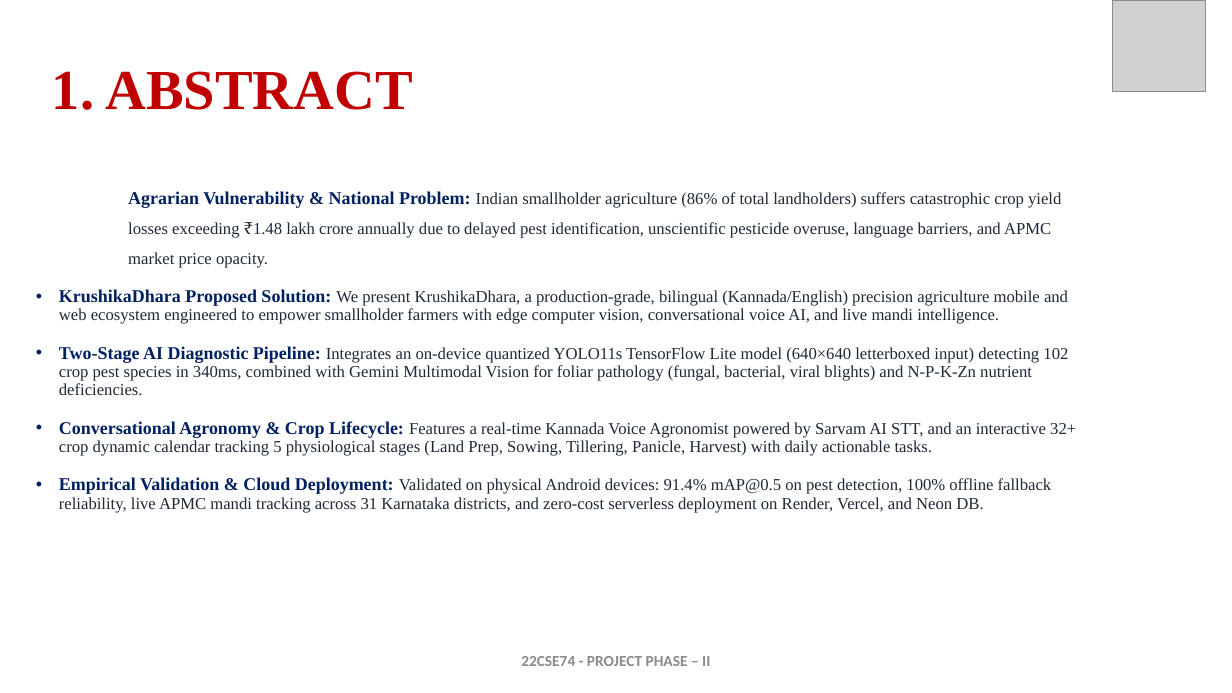
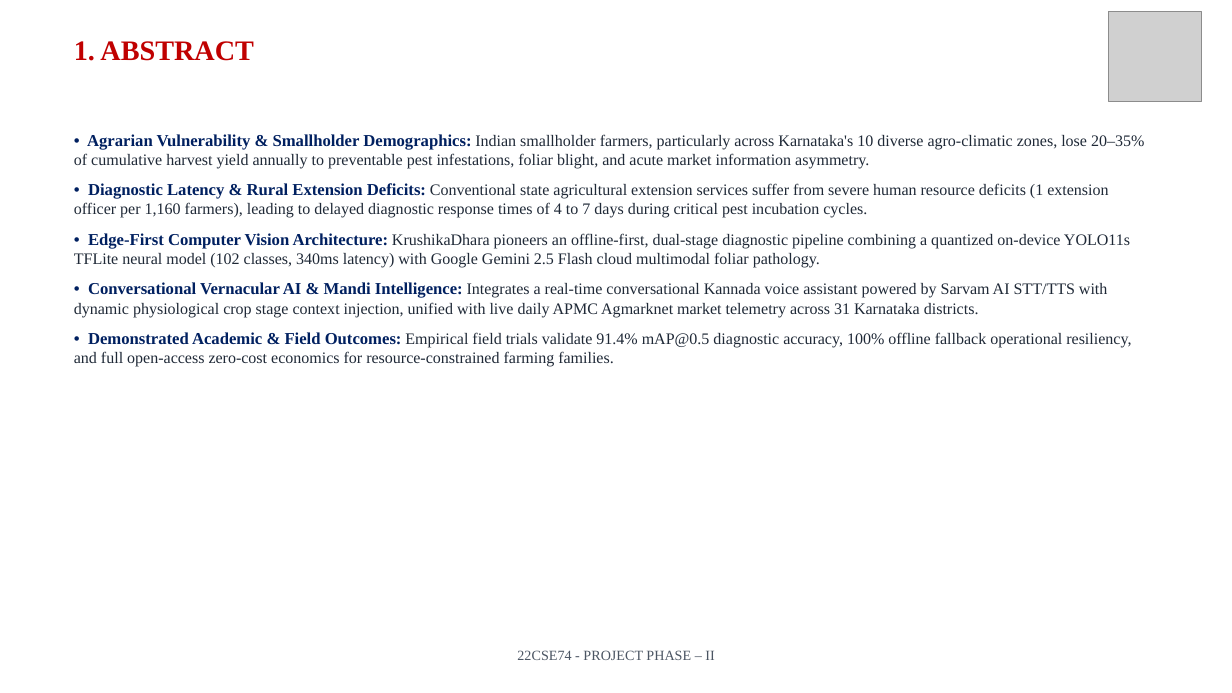
Before and after one commit to Naveenkm07/Major-Krushikadhara-figma, a slide deck: slide 3 of Project Phase-II_Review 2_ PPT Template.pptx. Drawn at 1232x693 pixels with LibreOffice and Linux fonts; fonts in the diff are those of the drawing; grey boxes stand for pictures. Boxes give left, top, right and bottom in pixels: in the first picture for what was removed or moved away, otherwise in the second. Text is boxed around its words. In the diff, an @@ line names an element or a change of style, - is before the commit and + after.

Commit message:
fix(ppt): resolve title and image overlaps, upgrade flow diagrams to ultra-HD 3000x1500 Retina quality, and polish slide layouts

```diff
--- a/Project Phase-II_Review 2_ PPT Template.pptx
+++ b/Project Phase-II_Review 2_ PPT Template.pptx
@@ picture: place and size @@
-picture at (1113, 1, 1205, 91)
+picture at (1109, 11, 1202, 102)
@@ text "1. ABSTRACT": place and size @@
-text "1. ABSTRACT" at (52, 71, 412, 110)
+text "1. ABSTRACT" at (74, 41, 254, 61)
@@ text "1. ABSTRACT" at (74, 41, 254, 61): size 44 to 22 pt; line spacing 0.9 to 1; vertical alignment middle to top @@
@@ text added at (74, 134, 1144, 367), 12.5 pt, text #1F2937 @@
+• Agrarian Vulnerability & Smallholder Demographics: Indian smallholder farmers, particularly across Karnataka's 10 diverse agro-climatic zones, lose 20–35% of cumulative harvest yield annually to preventable pest infestations, foliar blight, and acute market information asymmetry.
+• Diagnostic Latency & Rural Extension Deficits: Conventional state agricultural extension services suffer from severe human resource deficits (1 extension officer per 1,160 farmers), leading to delayed diagnostic response times of 4 to 7 days during critical pest incubation cycles.
+• Edge-First Computer Vision Architecture: KrushikaDhara pioneers an offline-first, dual-stage diagnostic pipeline combining a quantized on-device YOLO11s TFLite neural model (102 classes, 340ms latency) with Google Gemini 2.5 Flash cloud multimodal foliar pathology.
+• Conversational Vernacular AI & Mandi Intelligence: Integrates a real-time conversational Kannada voice assistant powered by Sarvam AI STT/TTS with dynamic physiological crop stage context injection, unified with live daily APMC Agmarknet market telemetry across 31 Karnataka districts.
+• Demonstrated Academic & Field Outcomes: Empirical field trials validate 91.4% mAP@0.5 diagnostic accuracy, 100% offline fallback operational resiliency, and full open-access zero-cost economics for resource-constrained farming families.
@@ text removed at (59, 191, 1076, 512) @@
-Agrarian Vulnerability & National Problem: Indian smallholder agriculture (86% of total landholders) suffers catastrophic crop yield losses exceeding ₹1.48 lakh crore annually due to delayed pest identification, unscientific pesticide overuse, language barriers, and APMC market price opacity.
-• KrushikaDhara Proposed Solution: We present KrushikaDhara, a production-grade, bilingual (Kannada/English) precision agriculture mobile and web ecosystem engineered to empower smallholder farmers with edge computer vision, conversational voice AI, and live mandi intelligence.
-• Two-Stage AI Diagnostic Pipeline: Integrates an on-device quantized YOLO11s TensorFlow Lite model (640×640 letterboxed input) detecting 102 crop pest species in 340ms, combined with Gemini Multimodal Vision for foliar pathology (fungal, bacterial, viral blights) and N-P-K-Zn nutrient deficiencies.
-• Conversational Agronomy & Crop Lifecycle: Features a real-time Kannada Voice Agronomist powered by Sarvam AI STT, and an interactive 32+ crop dynamic calendar tracking 5 physiological stages (Land Prep, Sowing, Tillering, Panicle, Harvest) with daily actionable tasks.
-• Empirical Validation & Cloud Deployment: Validated on physical Android devices: 91.4% mAP@0.5 on pest detection, 100% offline fallback reliability, live APMC mandi tracking across 31 Karnataka districts, and zero-cost serverless deployment on Render, Vercel, and Neon DB.
@@ text "22CSE74 - PROJECT PHASE – ..." at (517, 650, 714, 660): size 12 to 11 pt, font Calibri to Times New Roman, text colour #8C8C8C to #4B5563, bold off; vertical alignment middle to top @@
```
Also in this commit, not shown: 10 other slides changed, 10 slides added, 10 slides removed, 11 other files.
